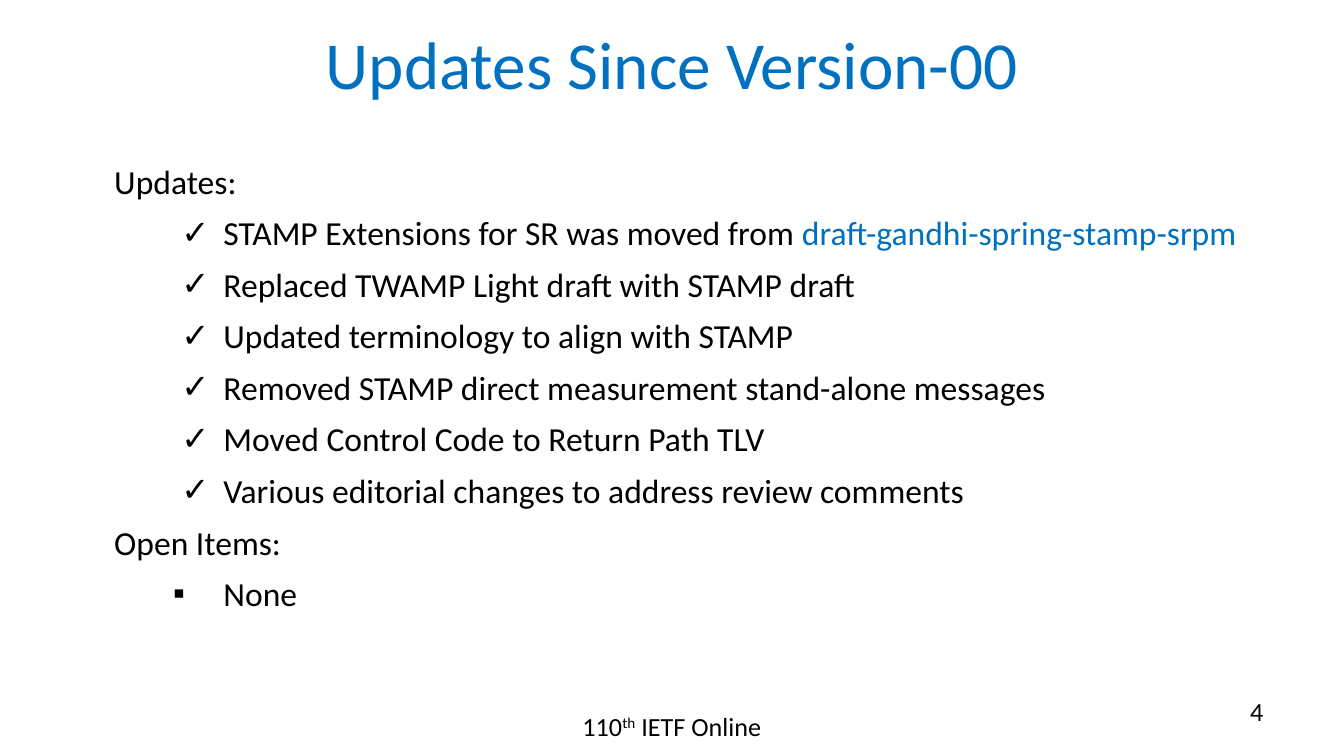
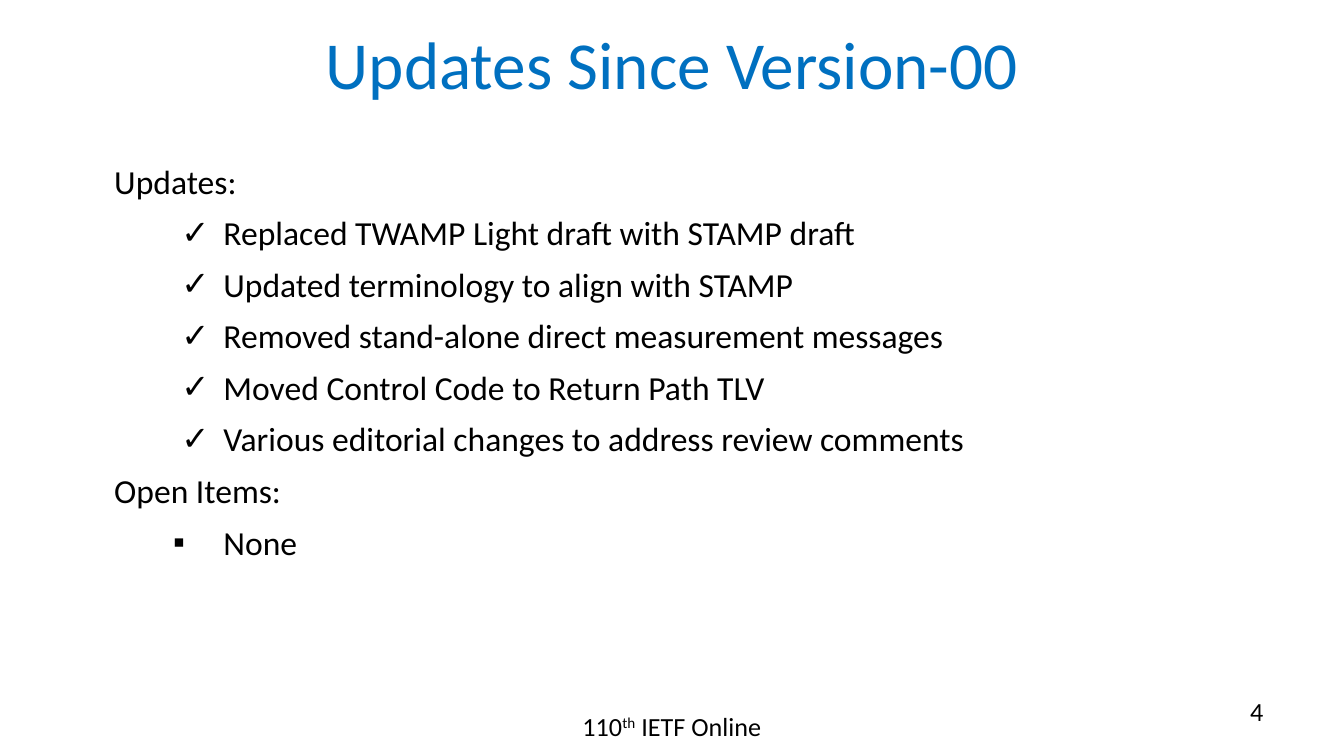
Before and after one commit to rakgandhi/ietf-slides, a slide deck: slide 4 of draft-gandhi-ippm-stamp-srpm-02.pptx. Drawn at 1344x756 pixels with LibreOffice and Linux fonts; fonts in the diff are those of the drawing. Boxes give left, top, right and bottom in pixels: in the first picture for what was removed or moved away, otherwise in the second. Text is boxed around its words. In the diff, an @@ line names an element or a change of style, - is before the commit and + after.

```diff
--- a/draft-gandhi-ippm-stamp-srpm-02.pptx
+++ b/draft-gandhi-ippm-stamp-srpm-02.pptx
@@ text at (223,221,1236,251): paragraph removed @@
-  ✓ STAMP Extensions for SR was moved from draft-gandhi-spring-stamp-srpm
@@ text at (223,324,943,354): text changed @@
-  ✓ Removed STAMP direct measurement stand-alone messages
+  ✓ Removed stand-alone direct measurement messages
```
Also in this commit, not shown: 5 other files.
